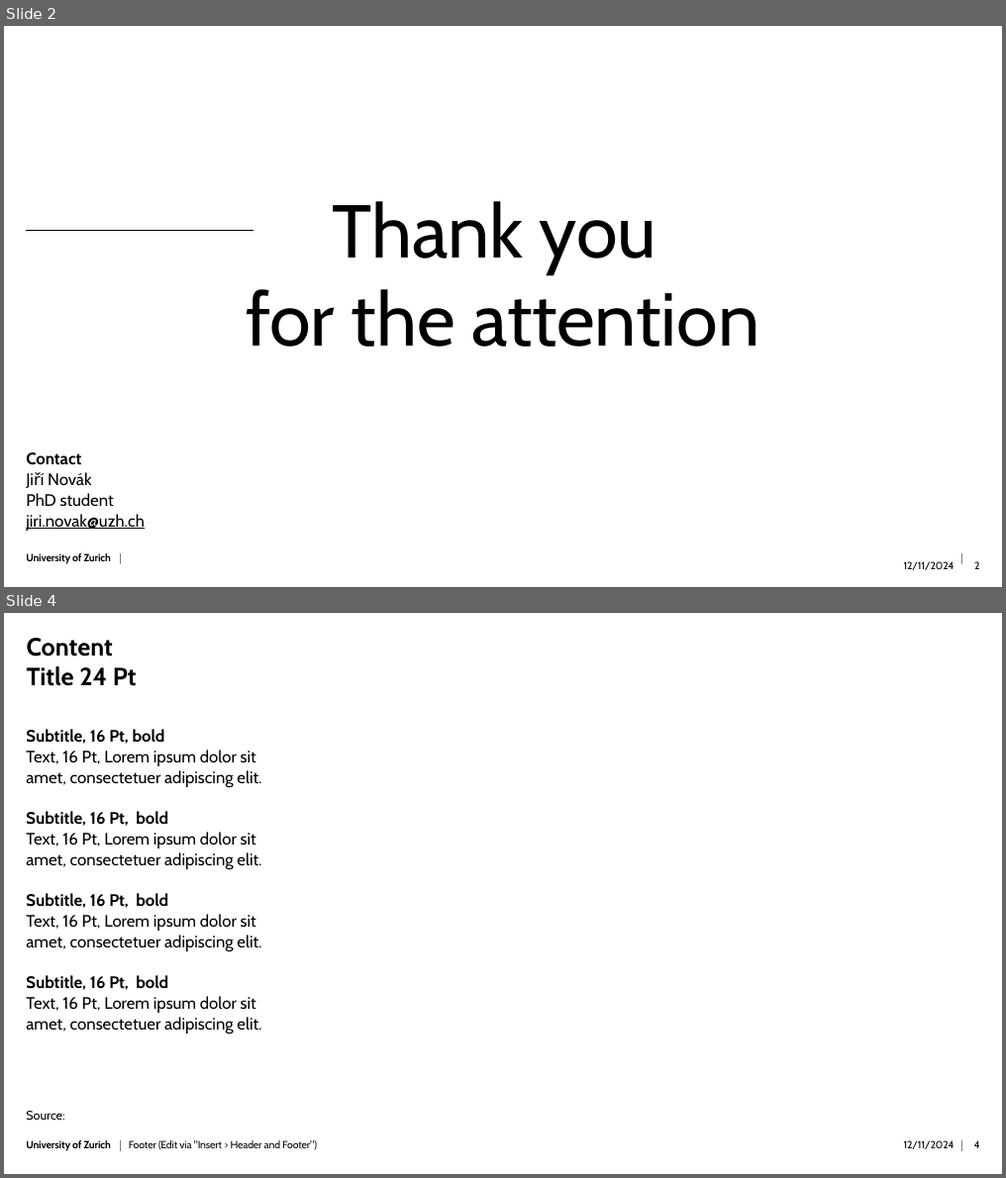
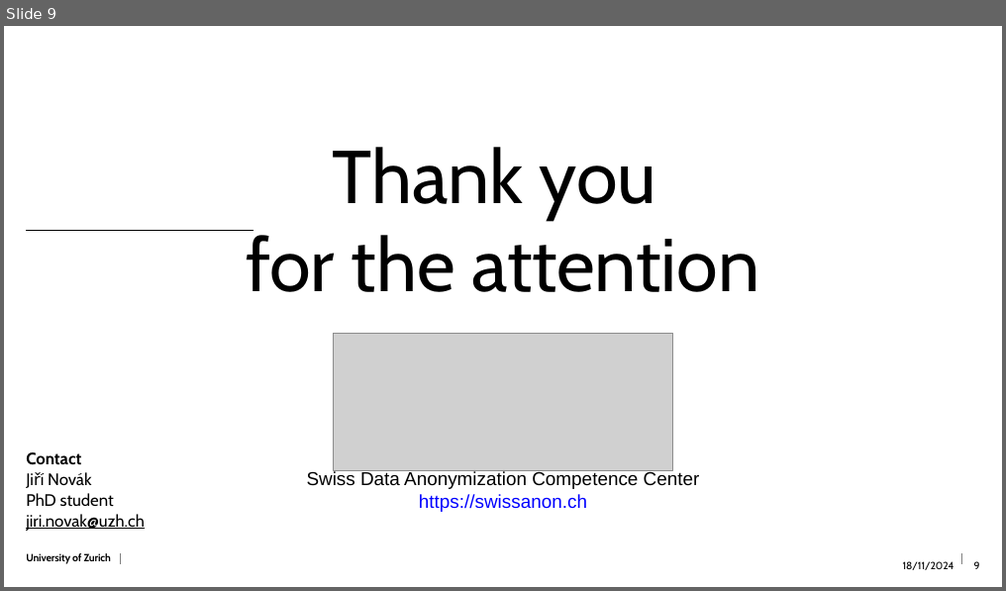
Before and after one commit to Kyoshido/2024_11-Python-project-Data-anonymization, a slide deck: Presentation/Presentation.pptx. Shown one above the other, each under a label of ours: slides 2 and 4 before the commit, slide 9 after it; the slides between them are not shown. The pictures are 1006x1178 and 1006x591 pixels, drawn with LibreOffice and Linux fonts; fonts in the diff are those of the drawing; grey boxes stand for pictures; background and template pictures are left out. Boxes give left, top, right and bottom in pixels: in the first picture for what was removed or moved away, otherwise in the second. Text is boxed around its words. In the diff, an @@ line names an element or a change of style, - is before the commit and + after.

```diff
--- a/Presentation/Presentation.pptx
+++ b/Presentation/Presentation.pptx
@@ slide 4 removed at box(4, 613, 1002, 1174), background #FFFFFF; not listed: 3 template elements that a slide beside it also shows @@
@@ title removed at box(27, 638, 137, 686) @@
-Content
-Title 24 Pt
@@ text removed at box(26, 729, 261, 1034) @@
-Subtitle, 16 Pt, bold
-Text, 16 Pt, Lorem ipsum dolor sit
-amet, consectetuer adipiscing elit.
-Subtitle, 16 Pt, bold
-Text, 16 Pt, Lorem ipsum dolor sit
-amet, consectetuer adipiscing elit.
-Subtitle, 16 Pt, bold
-Text, 16 Pt, Lorem ipsum dolor sit
-amet, consectetuer adipiscing elit.
-Subtitle, 16 Pt, bold
-Text, 16 Pt, Lorem ipsum dolor sit
-amet, consectetuer adipiscing elit.
@@ text removed at box(26, 1111, 64, 1120) @@
-Source:
@@ text removed at box(129, 1141, 317, 1151) @@
-Footer (Edit via "Insert > Header and Footer")
@@ text removed at box(904, 1141, 954, 1150) @@
-12/11/2024
@@ page number removed at box(974, 1141, 980, 1149) @@
-4
@@ what was slide 2 is now slide 9 @@
@@ slide 9 changed as well @@
@@ text "Thank you": place and size @@
-text "Thank you" at box(246, 201, 760, 347)
+text "Thank you" at box(246, 147, 760, 292)
@@ picture added at box(334, 334, 673, 471) @@
@@ text added at box(307, 471, 700, 512), 18 pt, text #000000 @@
+Swiss Data Anonymization Competence Center
+https://swissanon.ch
@@ text at box(903, 562, 954, 570): text changed @@
-12/11/2024
+18/11/2024
@@ page number at box(974, 562, 980, 570): text changed @@
-2
+9
```
Also in this commit, not shown: 1 other slide changed, 7 slides added, 4 other slides removed, 2 other files.
